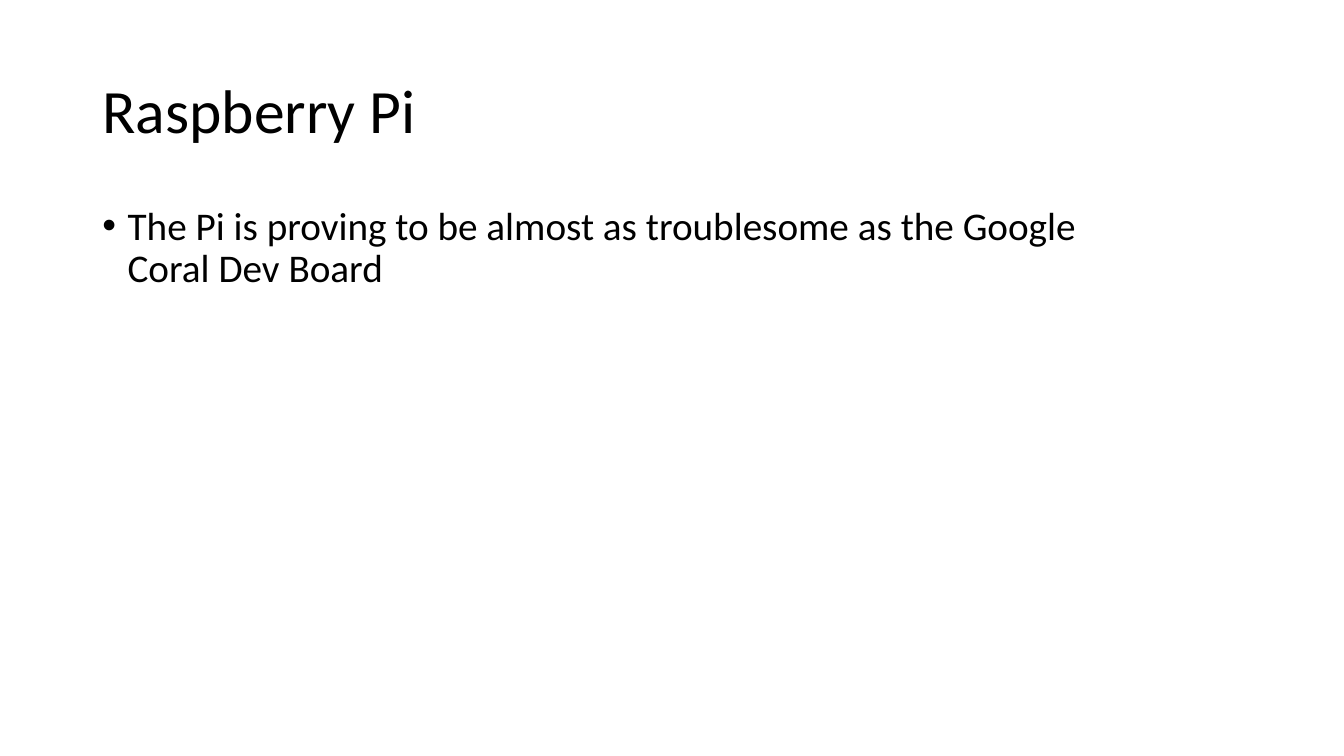
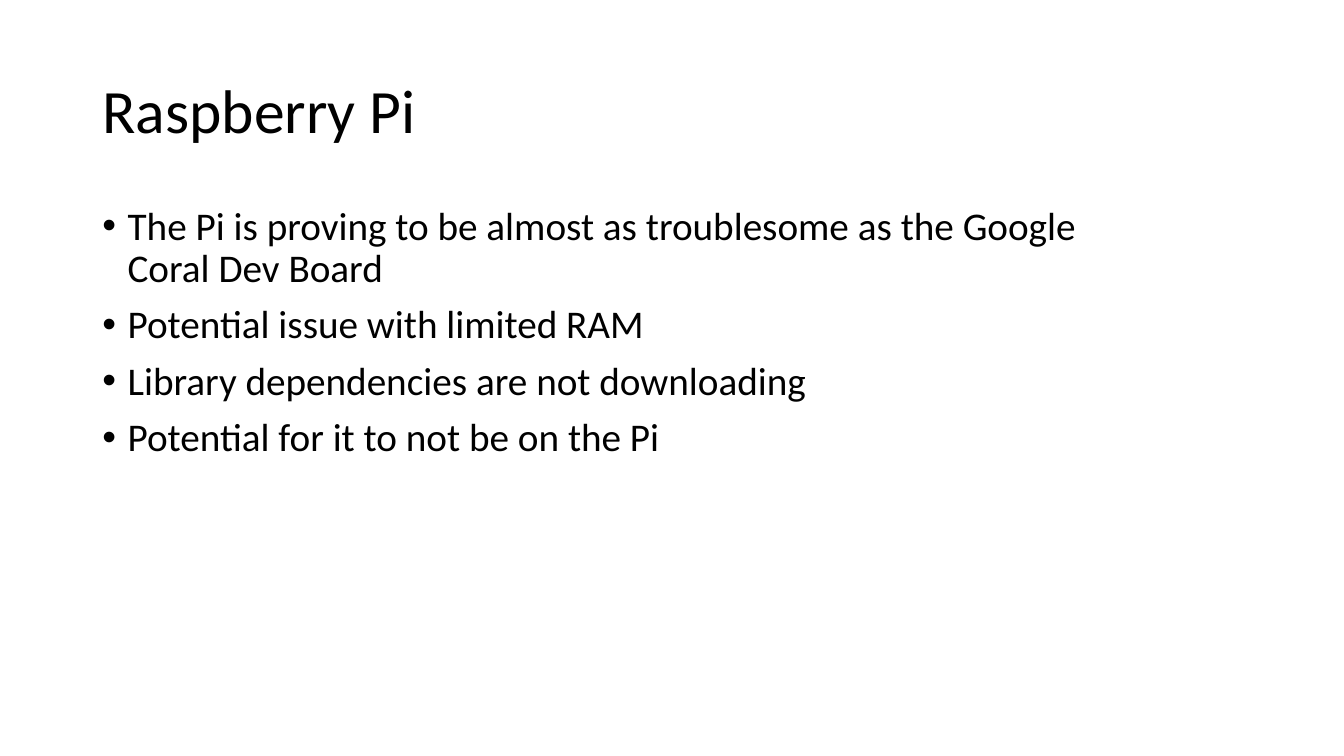
Before and after one commit to daea69twins/voiceseperation, a slide deck: slide 5 of Bi-Weekly Reports/Week 12.pptx. Drawn at 1344x756 pixels with LibreOffice and Linux fonts; fonts in the diff are those of the drawing. Boxes give left, top, right and bottom in pixels: in the first picture for what was removed or moved away, otherwise in the second. Text is boxed around its words. In the diff, an @@ line names an element or a change of style, - is before the commit and + after.

```diff
--- a/Bi-Weekly Reports/Week 12.pptx
+++ b/Bi-Weekly Reports/Week 12.pptx
@@ text at (128, 310, 805, 452): paragraphs added @@
+• Potential issue with limited RAM
+• Library dependencies are not downloading
+• Potential for it to not be on the Pi
```
Also in this commit, not shown: 2 other slides changed, 15 other files.
